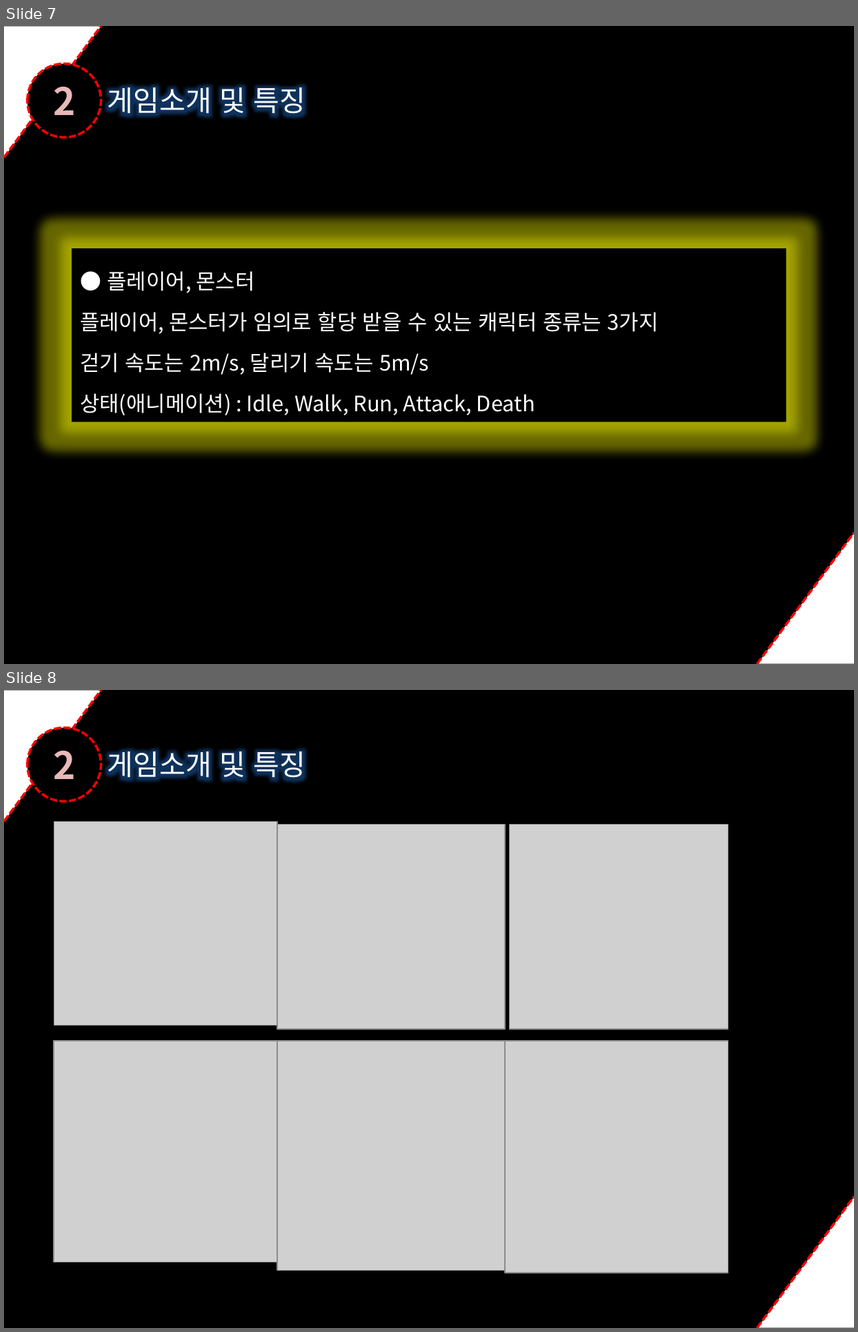
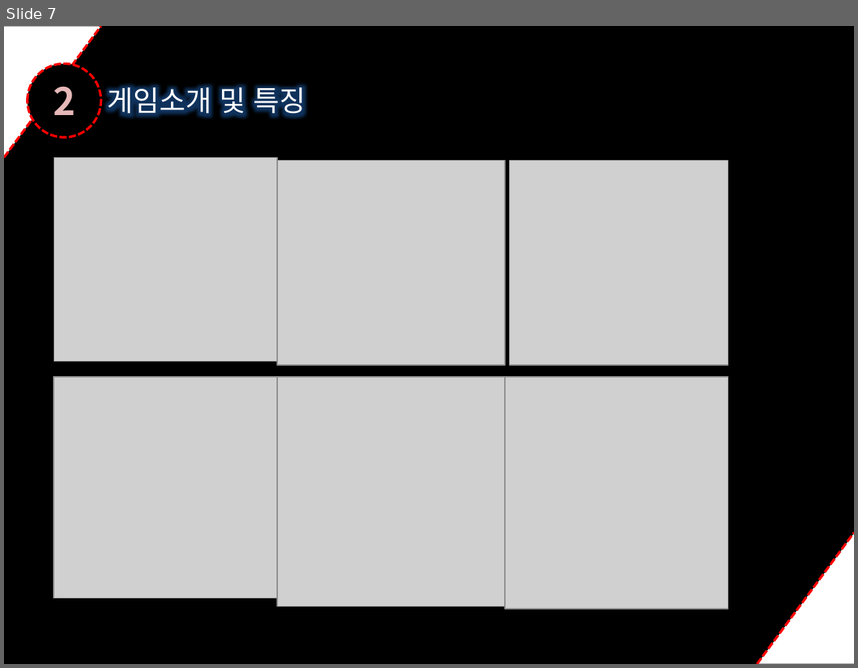
Before and after one commit to dygks910910/Darkness, a slide deck: 졸업작품 제안서(박요한,민두홍,정재훈).pptx. Shown one above the other, each under a label of ours: slides 7 and 8 before the commit, slide 7 after it. The pictures are 858x1332 and 858x668 pixels, drawn with LibreOffice and Linux fonts; fonts in the diff are those of the drawing; grey boxes stand for pictures. Boxes give left, top, right and bottom in pixels: in the first picture for what was removed or moved away, otherwise in the second. Text is boxed around its words. In the diff, an @@ line names an element or a change of style, - is before the commit and + after.

```diff
--- a/졸업작품 제안서(박요한,민두홍,정재훈).pptx
+++ b/졸업작품 제안서(박요한,민두홍,정재훈).pptx
@@ slide 7 removed at bbox=[4, 26, 854, 664], background #FFFFFF; not listed: 1 template element that a slide beside it also shows @@
@@ triangle removed at bbox=[4, 26, 101, 157] @@
@@ line removed from (4, 158) to (101, 26) @@
@@ ellipse removed at bbox=[27, 63, 102, 137] @@
-2
@@ text removed at bbox=[107, 82, 306, 118] @@
-게임소개 및 특징
@@ rectangle removed at bbox=[72, 248, 787, 421] @@
-● 플레이어, 몬스터
-플레이어, 몬스터가 임의로 할당 받을 수 있는 캐릭터 종류는 3가지
-걷기 속도는 2m/s, 달리기 속도는 5m/s
-상태(애니메이션) : Idle, Walk, Run, Attack, Death
@@ triangle removed at bbox=[757, 532, 854, 663] @@
@@ line removed from (757, 664) to (854, 532) @@
@@ what was slide 8 is now slide 7 @@
```
Also in this commit, not shown: 5 slides changed.
